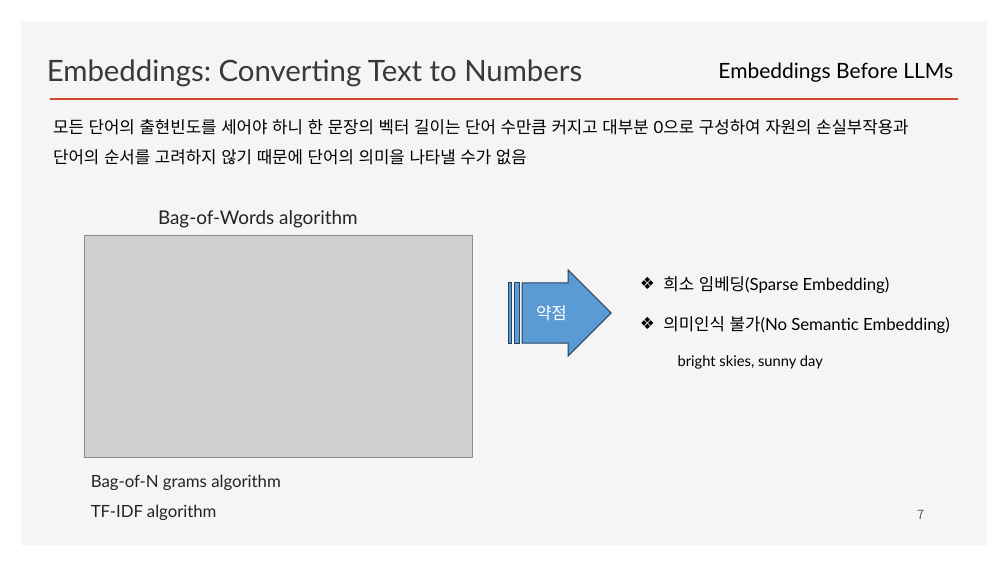
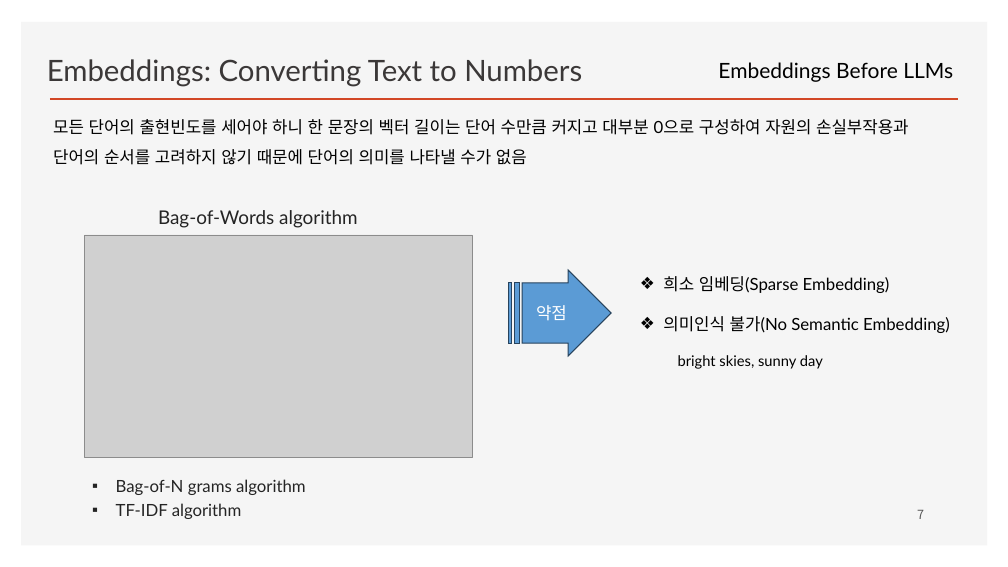
Before and after one commit to ancestor9/2026_Fall_Learning-Langchain-AI-Agent, a slide deck: slide 7 of CHAPTER 2 RAG Part I_Indexing Your Data.pptx. Drawn at 1008x567 pixels with LibreOffice and Linux fonts; fonts in the diff are those of the drawing; grey boxes stand for pictures; background and template pictures are left out. Boxes give left, top, right and bottom in pixels: in the first picture for what was removed or moved away, otherwise in the second. Text is boxed around its words. In the diff, an @@ line names an element or a change of style, - is before the commit and + after.

```diff
--- a/CHAPTER 2 RAG Part I_Indexing Your Data.pptx
+++ b/CHAPTER 2 RAG Part I_Indexing Your Data.pptx
@@ text at bbox=[53, 119, 908, 165]: text changed @@
-모든 단어의 출현빈도를 세어야 하니 한 문장의 벡터 길이는 단어 수만큼 커지고 대부분 0으로 구성하여 자원의 손실부작용과 단어의 순서를 고려하지 않기 때문에 단어의 의미을 나타낼 수가 없음
+모든 단어의 출현빈도를 세어야 하니 한 문장의 벡터 길이는 단어 수만큼 커지고 대부분 0으로 구성하여 자원의 손실부작용과 단어의 순서를 고려하지 않기 때문에 단어의 의미를 나타낼 수가 없음
@@ text at bbox=[116, 479, 306, 495]: bullet none to ▪ @@
@@ text removed at bbox=[91, 504, 217, 520] @@
-TF-IDF algorithm
@@ text at bbox=[116, 503, 242, 519]: paragraph added @@
+▪ TF-IDF algorithm
```
Also in this commit, not shown: 3 other slides changed, 5 slides added.
